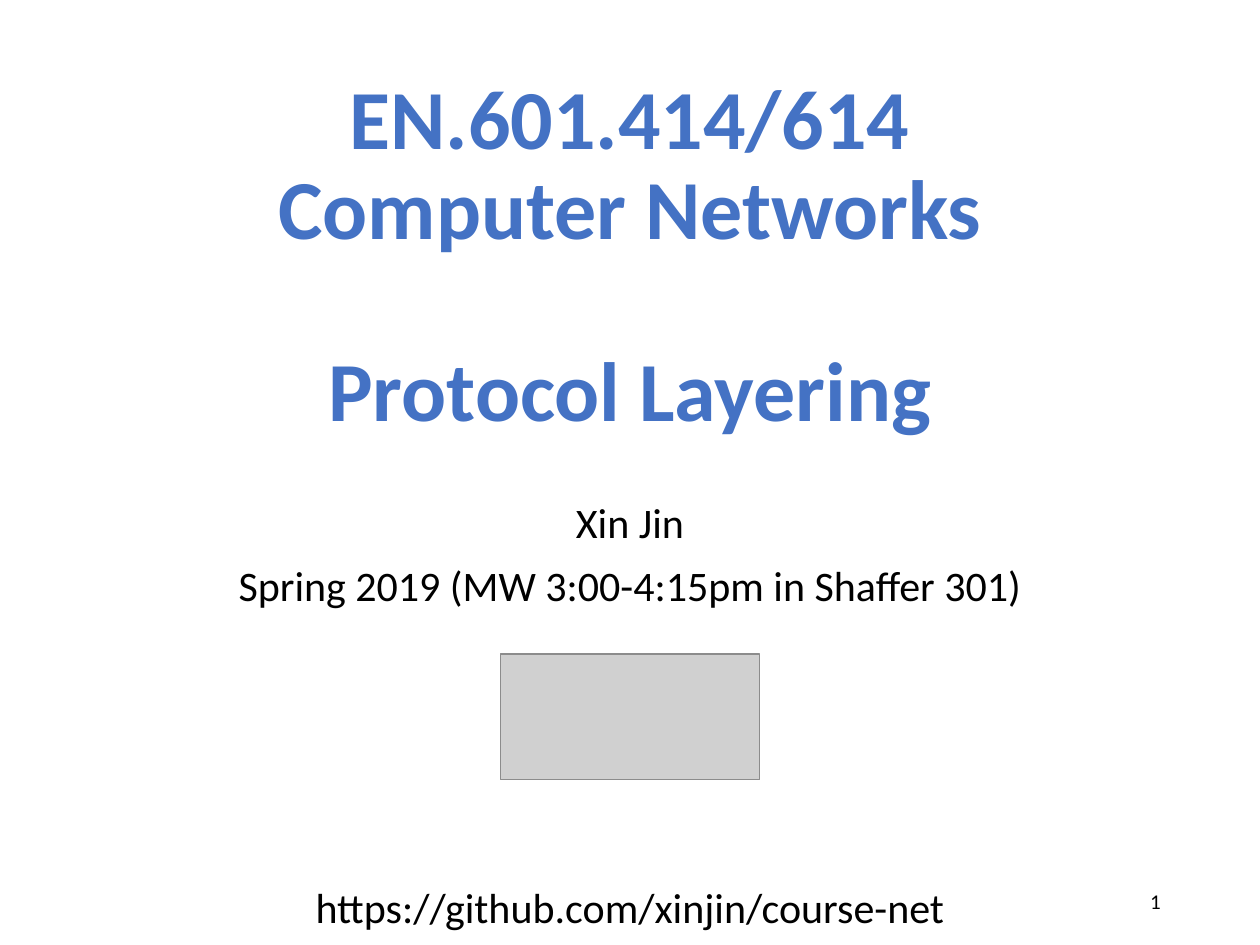
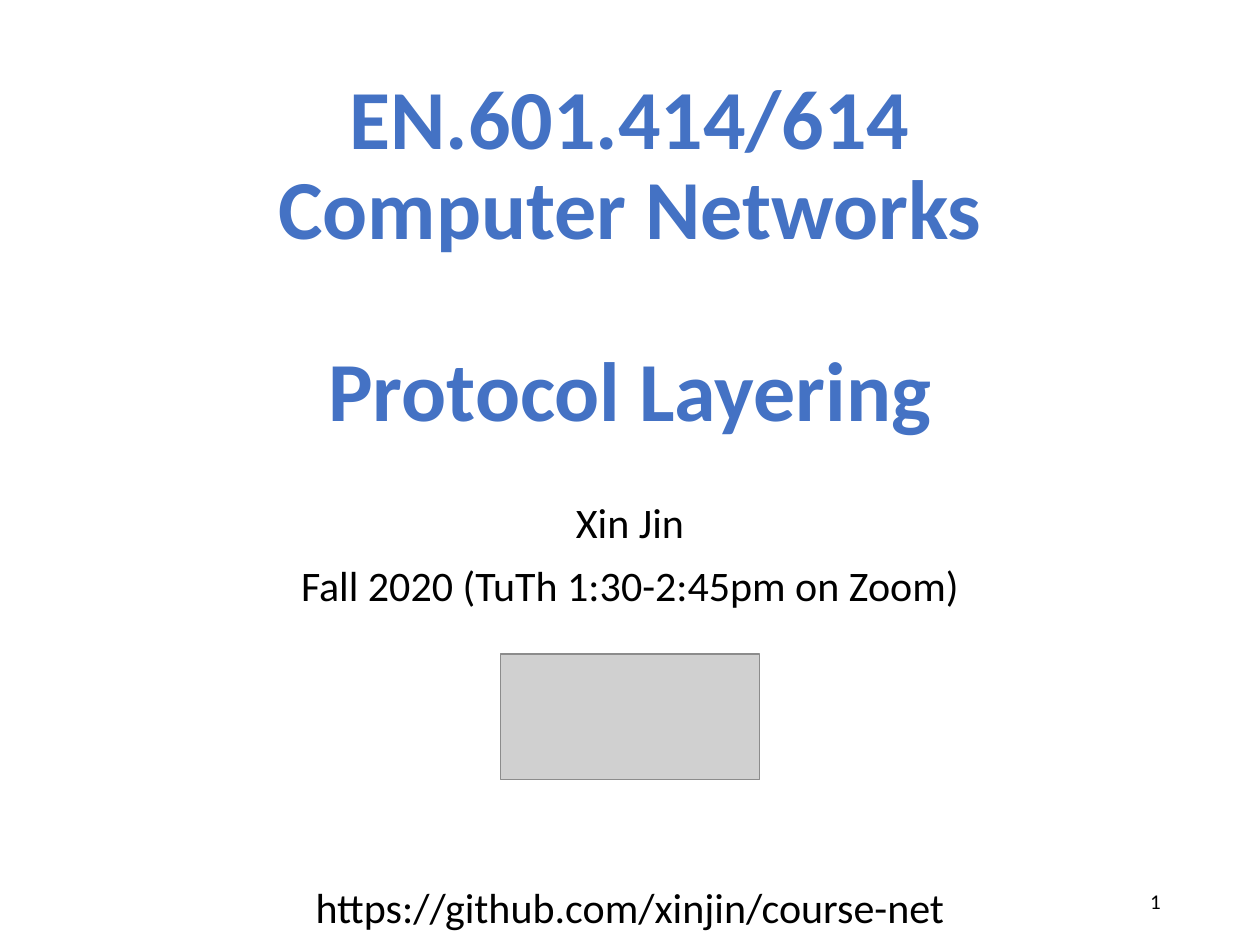
Before and after one commit to xinjin/course-net, a slide deck: slide 1 of slides/lec03_layering.pptx. Drawn at 1260x945 pixels with LibreOffice and Linux fonts; fonts in the diff are those of the drawing; grey boxes stand for pictures. Boxes give left, top, right and bottom in pixels: in the first picture for what was removed or moved away, otherwise in the second. Text is boxed around its words. In the diff, an @@ line names an element or a change of style, - is before the commit and + after.

```diff
--- a/slides/lec03_layering.pptx
+++ b/slides/lec03_layering.pptx
@@ subtitle at (301, 570, 959, 608): text changed @@
-Spring 2019 (MW 3:00-4:15pm in Shaffer 301)
+Fall 2020 (TuTh 1:30-2:45pm on Zoom)
```
Also in this commit, not shown: 12 other slides changed, 1 slide added, 4 other files.
